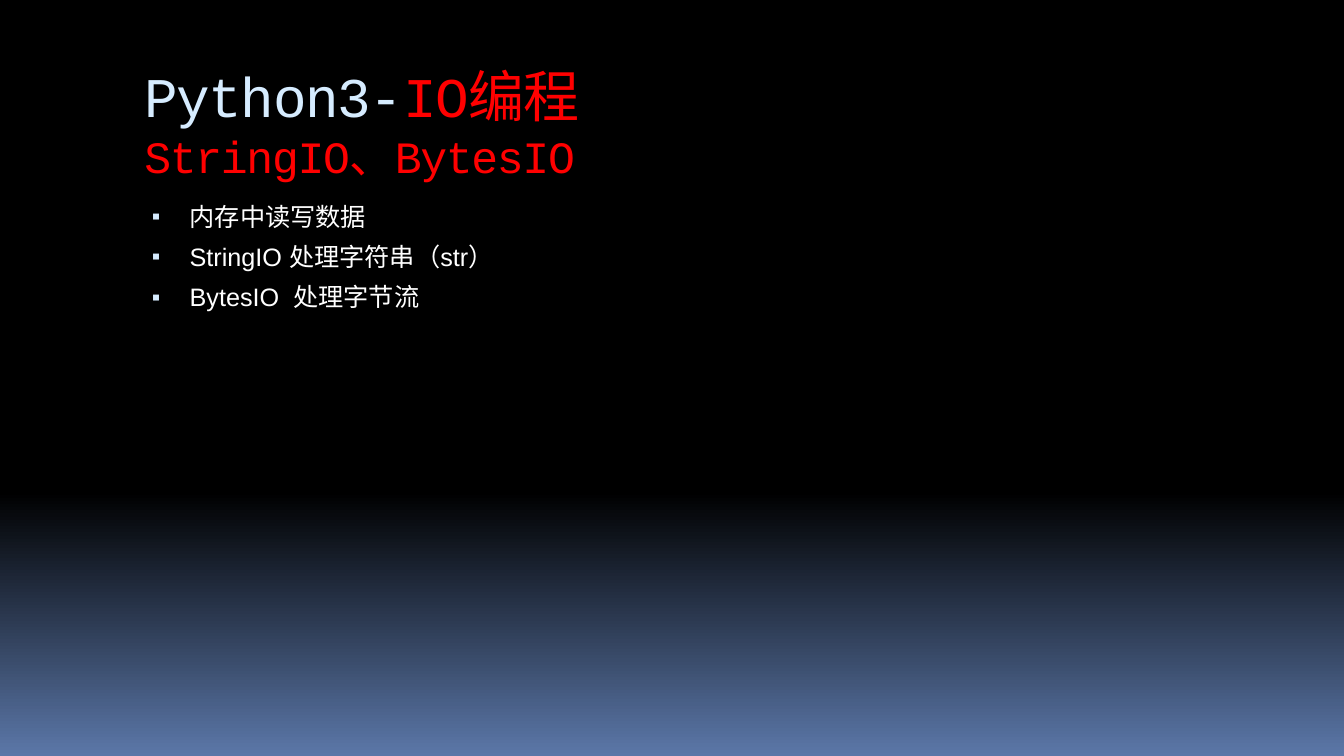
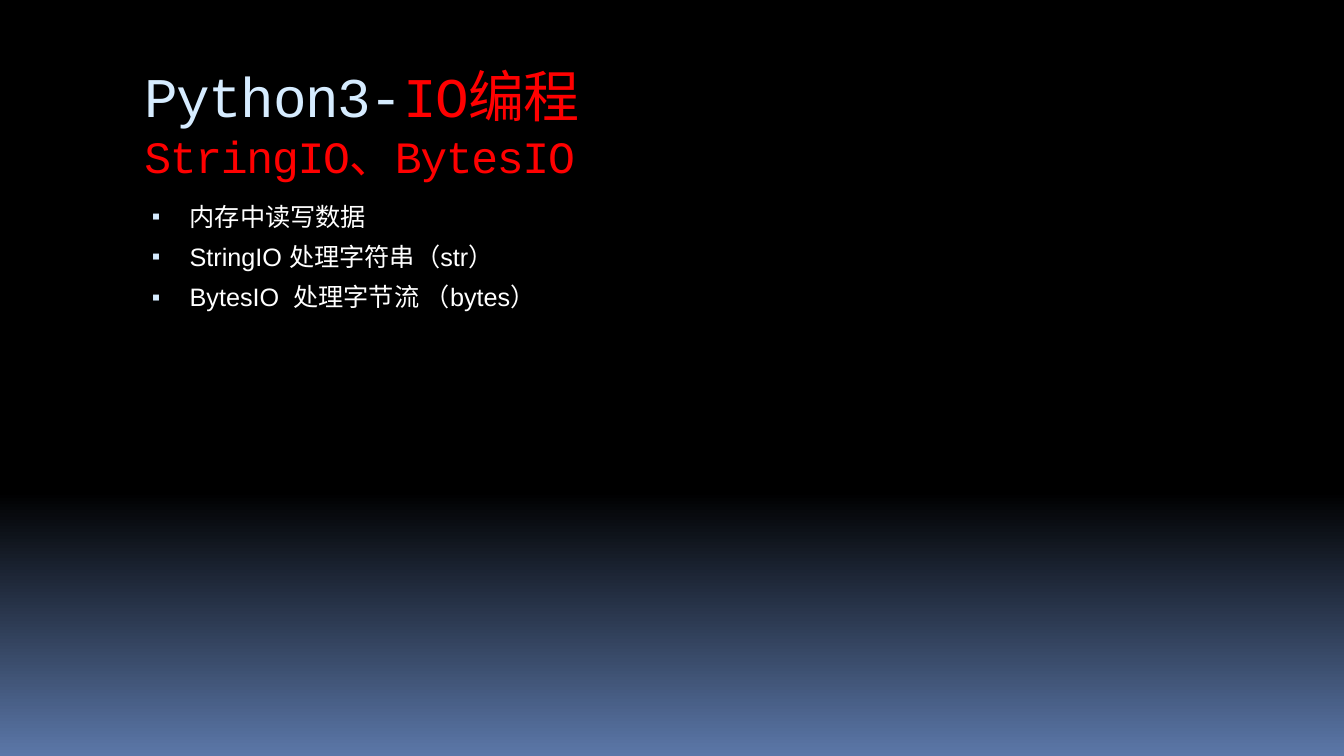
Before and after one commit to 260936767/UpdateServer, a slide deck: slide 35 of flexx_study/report for python&flexx.pptx. Drawn at 1344x756 pixels with LibreOffice and Linux fonts; fonts in the diff are those of the drawing. Boxes give left, top, right and bottom in pixels: in the first picture for what was removed or moved away, otherwise in the second. Text is boxed around its words. In the diff, an @@ line names an element or a change of style, - is before the commit and + after.

```diff
--- a/flexx_study/report for python&flexx.pptx
+++ b/flexx_study/report for python&flexx.pptx
@@ text at [190,284,536,312]: text changed @@
-▪ BytesIO 处理字节流
+▪ BytesIO 处理字节流 （bytes）
```
Also in this commit, not shown: 4 other slides changed, 3 slides added, 1 slide removed.
